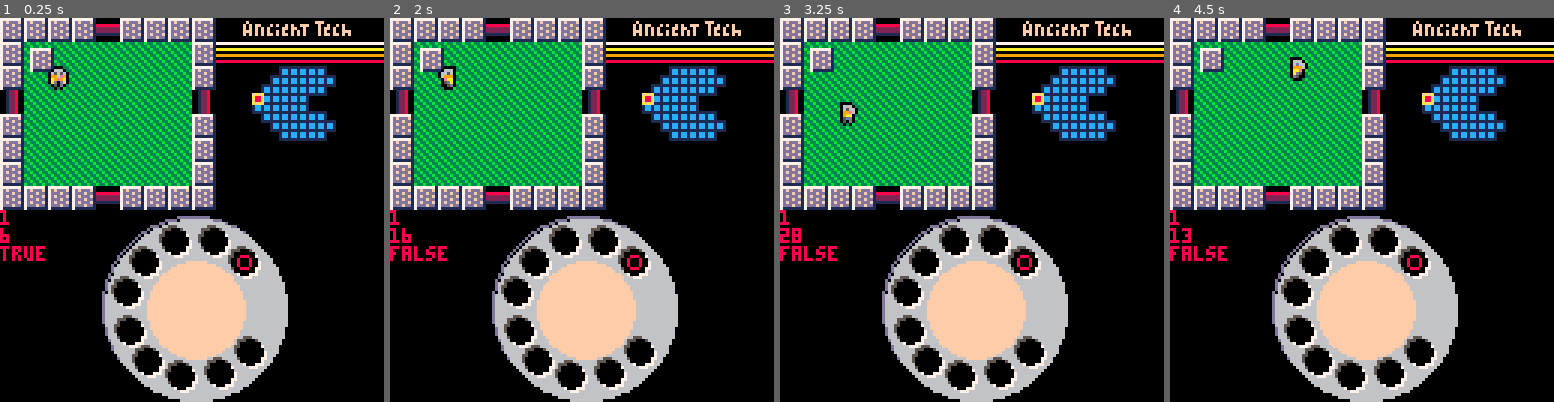
Above: before the commit, frames 1-4 (left to right).
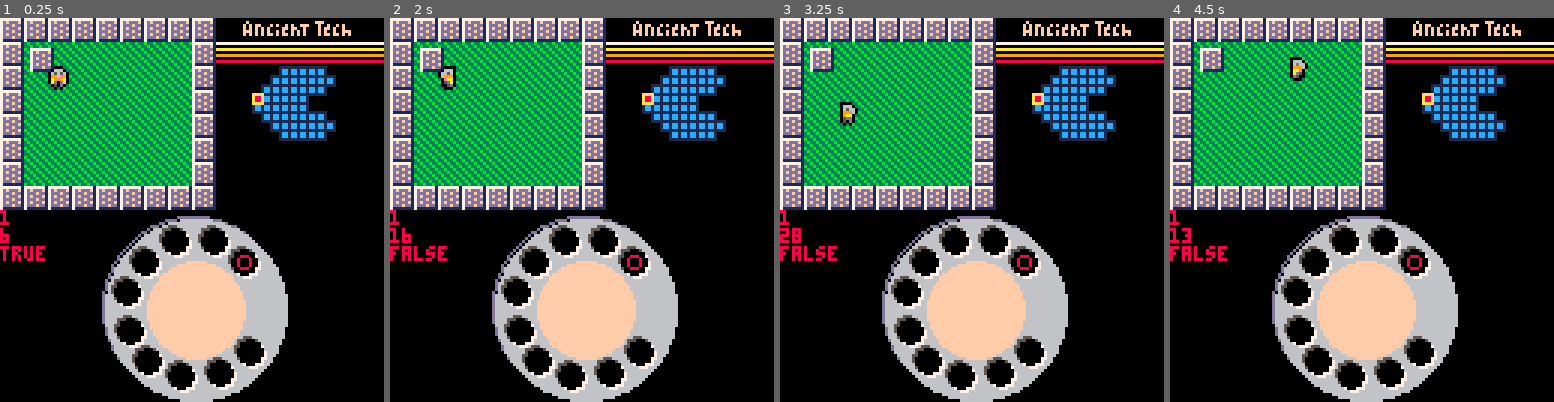
Above: after the commit, the same moments.

Repository: truck/improved-octo-garbanzo
Game: PICO-8 cartridge game.p8
Same seed, same stepped clock (60 frames per second), same inputs: the game is played once before the commit and once after it.
Inputs:
- Up to frame 1 (0.25 s): no input
- Up to frame 2 (2 s): hold Left from 1.97 s (still down)
- Up to frame 3 (3.25 s): release Left at 2.37 s; hold Down 2.42-2.82 s; hold Right from 2.87 s (still down)
- Up to frame 4 (4.5 s): release Right at 3.53 s; hold Up 3.58-4.08 s; hold Right from 4.13 s (still down)

The runs differ from the first frame. In frame 1, 1.5% of the frame differs, in the area x 0-57%, y 0-50%; in frame 2, 1.5%; in frame 3, 1.5%; in frame 4, 1.5%.

Commit message:
Ok now the doors can be covered up. (or opened.)

Diff:
--- a/game.p8
+++ b/game.p8
@@ -224,6 +224,13 @@
 end
 
 function getroom(roomnum)
+ memcpy(8192,9216,1024)
+
+ poke(8196,20)
+ poke(8196+(128*7),20)
+ poke(8192+(128*3),20)
+ poke(8192+(128*3)+8,20)
+
  rx = roomx[roomnum]
  ry = roomy[roomnum]
  theroom = ship[rx][ry]
@@ -400,6 +407,14 @@
 0000000000000000000000000000000000000000010303000000000000000000050000000000000000000000000000000000000000000000000000000000000000000000000000000000000000000000000000000000000000000000000000000000000000000000000000000000000000000000000000000000000000000000
 0000000000000000000000000000000000000000000000000000000000000000000000000000000000000000000000000000000000000000000000000000000000000000000000000000000000000000000000000000000000000000000000000000000000000000000000000000000000000000000000000000000000000000
 __map__
+141414141614141414000b0c0d0e0f0014151617000000000000000000000000000000000000000000000000000000000000000000000000000000000000000000000000000000000000000000000000000000000000000000000000000000000000000000000000000000000000000000000000000000000000000000000000
+1412131112131112140a0a0a0a0a0a0a00000000000000000000000000000000000000000000000000000000000000000000000000000000000000000000000000000000000000000000000000000000000000000000000000000000000000000000000000000000000000000000000000000000000000000000000000000000
+1411121311121311140000000000000000000000000000000000000000000000000000000000000000000000000000000000000000000000000000000000000000000000000000000000000000000000000000000000000000000000000000000000000000000000000000000000000000000000000000000000000000000000
+1513111213111213150000000000000000000000000000000000000000000000000000000000000000000000000000000000000000000000000000000000000000000000000000000000000000000000000000000000000000000000000000000000000000000000000000000000000000000000000000000000000000000000
+1412131112131112140000000000000000000000000000000000000000000000000000000000000000000000000000000000000000000000000000000000000000000000000000000000000000000000000000000000000000000000000000000000000000000000000000000000000000000000000000000000000000000000
+1411121311121311140000000000000000000000000000000000000000000000000000000000000000000000000000000000000000000000000000000000000000000000000000000000000000000000000000000000000000000000000000000000000000000000000000000000000000000000000000000000000000000000
+1413111213111213140000000000000000000000000000000000000000000000000000000000000000000000000000000000000000000000000000000000000000000000000000000000000000000000000000000000000000000000000000000000000000000000000000000000000000000000000000000000000000000000
+1414141416141414140000000000000000000000000000000000000000000000000000000000000000000000000000000000000000000000000000000000000000000000000000000000000000000000000000000000000000000000000000000000000000000000000000000000000000000000000000000000000000000000
 141414141614141414000b0c0d0e0f0000000000000000000000000000000000000000000000000000000000000000000000000000000000000000000000000000000000000000000000000000000000000000000000000000000000000000000000000000000000000000000000000000000000000000000000000000000000
 1412131112131112140a0a0a0a0a0a0a00000000000000000000000000000000000000000000000000000000000000000000000000000000000000000000000000000000000000000000000000000000000000000000000000000000000000000000000000000000000000000000000000000000000000000000000000000000
 1411121311121311140000000000000000000000000000000000000000000000000000000000000000000000000000000000000000000000000000000000000000000000000000000000000000000000000000000000000000000000000000000000000000000000000000000000000000000000000000000000000000000000
@@ -408,157 +423,149 @@
 1411121311121311140000000000000000000000000000000000000000000000000000000000000000000000000000000000000000000000000000000000000000000000000000000000000000000000000000000000000000000000000000000000000000000000000000000000000000000000000000000000000000000000
 1413111213111213140000000000000000000000000000000000000000000000000000000000000000000000000000000000000000000000000000000000000000000000000000000000000000000000000000000000000000000000000000000000000000000000000000000000000000000000000000000000000000000000
 1414141416141414140000000000000000000000000000000000000000000000000000000000000000000000000000000000000000000000000000000000000000000000000000000000000000000000000000000000000000000000000000000000000000000000000000000000000000000000000000000000000000000000
-0000000000000000001010101010100000000000000000000000000000000000000000000000000000000000000000000000000000000000000000000000000000000000000000000000000000000000000000000000000000000000000000000000000000000000000000000000000000000000000000000000000000000000
-0000000000000000000000000000000000000000000000000000000000000000000000000000000000000000000000000000000000000000000000000000000000000000000000000000000000000000000000000000000000000000000000000000000000000000000000000000000000000000000000000000000000000000
-0000000000000000000000000000000000000000000000000000000000000000000000000000000000000000000000000000000000000000000000000000000000000000000000000000000000000000000000000000000000000000000000000000000000000000000000000000000000000000000000000000000000000000
-0000000000000000000000000000000000000000000000000000000000000000000000000000000000000000000000000000000000000000000000000000000000000000000000000000000000000000000000000000000000000000000000000000000000000000000000000000000000000000000000000000000000000000
-0000000000000000000000000000000000000000000000000000000000000000000000000000000000000000000000000000000000000000000000000000000000000000000000000000000000000000000000000000000000000000000000000000000000000000000000000000000000000000000000000000000000000000
-0000000000000000000000000000000000000000000000000000000000000000000000000000000000000000000000000000000000000000000000000000000000000000000000000000000000000000000000000000000000000000000000000000000000000000000000000000000000000000000000000000000000000000
-0000000000000000000000000000000000000000000000000000000000000000000000000000000000000000000000000000000000000000000000000000000000000000000000000000000000000000000000000000000000000000000000000000000000000000000000000000000000000000000000000000000000000000
-0000000000000000000000000000000000000000000000000000000000000000000000000000000000000000000000000000000000000000000000000000000000000000000000000000000000000000000000000000000000000000000000000000000000000000000000000000000000000000000000000000000000000000
-0000000000000000000000000000000000000000000000000000000000000000000000000000000000000000000000000000000000000000000000000000000000000000000000000000000000000000000000000000000000000000000000000000000000000000000000000000000000000000000000000000000000000000
-0000000000000000000000000000000000000000000000000000000000000000000000000000000000000000000000000000000000000000000000000000000000000000000000000000000000000000000000000000000000000000000000000000000000000000000000000000000000000000000000000000000000000000
-0000000000000000000000000000000000000000000000000000000000000000000000000000000000000000000000000000000000000000000000000000000000000000000000000000000000000000000000000000000000000000000000000000000000000000000000000000000000000000000000000000000000000000
-0000000000000000000000000000000000000000000000000000000000000000000000000000000000000000000000000000000000000000000000000000000000000000000000000000000000000000000000000000000000000000000000000000000000000000000000000000000000000000000000000000000000000000
-0000000000000000000000000000000000000000000000000000000000000000000000000000000000000000000000000000000000000000000000000000000000000000000000000000000000000000000000000000000000000000000000000000000000000000000000000000000000000000000000000000000000000000
-0000000000000000000000000000000000000000000000000000000000000000000000000000000000000000000000000000000000000000000000000000000000000000000000000000000000000000000000000000000000000000000000000000000000000000000000000000000000000000000000000000000000000000
-0000000000000000000000000000000000000000000000000000000000000000000000000000000000000000000000000000000000000000000000000000000000000000000000000000000000000000000000000000000000000000000000000000000000000000000000000000000000000000000000000000000000000000
-0000000000000000000000000000000000000000000000000000000000000000000000000000000000000000000000000000000000000000000000000000000000000000000000000000000000000000000000000000000000000000000000000000000000000000000000000000000000000000000000000000000000000000
-0000000000000000000000000000000000000000000000000000000000000000000000000000000000000000000000000000000000000000000000000000000000000000000000000000000000000000000000000000000000000000000000000000000000000000000000000000000000000000000000000000000000000000
-0000000000000000000000000000000000000000000000000000000000000000000000000000000000000000000000000000000000000000000000000000000000000000000000000000000000000000000000000000000000000000000000000000000000000000000000000000000000000000000000000000000000000000
-0000000000000000000000000000000000000000000000000000000000000000000000000000000000000000000000000000000000000000000000000000000000000000000000000000000000000000000000000000000000000000000000000000000000000000000000000000000000000000000000000000000000000000
-0000000000000000000000000000000000000000000000000000000000000000000000000000000000000000000000000000000000000000000000000000000000000000000000000000000000000000000000000000000000000000000000000000000000000000000000000000000000000000000000000000000000000000
-0000000000000000000000000000000000000000000000000000000000000000000000000000000000000000000000000000000000000000000000000000000000000000000000000000000000000000000000000000000000000000000000000000000000000000000000000000000000000000000000000000000000000000
-0000000000000000000000000000000000000000000000000000000000000000000000000000000000000000000000000000000000000000000000000000000000000000000000000000000000000000000000000000000000000000000000000000000000000000000000000000000000000000000000000000000000000000
-0000000000000000000000000000000000000000000000000000000000000000000000000000000000000000000000000000000000000000000000000000000000000000000000000000000000000000000000000000000000000000000000000000000000000000000000000000000000000000000000000000000000000000
-0000000000000000000000000000000000000000000000000000000000000000000000000000000000000000000000000000000000000000000000000000000000000000000000000000000000000000000000000000000000000000000000000000000000000000000000000000000000000000000000000000000000000000
-…(130 lines of a section not shown)…
+0000000000000000000000000000000000000000000000000000000000000000000000000000000000000000000000000000000000000000000000000000000000000000000000000000000000000000000000000000000000000000000000000000000000000000000000000000000000000000000000000000000000000000
+0000000000000000000000000000000000000000000000000000000000000000000000000000000000000000000000000000000000000000000000000000000000000000000000000000000000000000000000000000000000000000000000000000000000000000000000000000000000000000000000000000000000000000
+0000000000000000000000000000000000000000000000000000000000000000000000000000000000000000000000000000000000000000000000000000000000000000000000000000000000000000000000000000000000000000000000000000000000000000000000000000000000000000000000000000000000000000
+0000000000000000000000000000000000000000000000000000000000000000000000000000000000000000000000000000000000000000000000000000000000000000000000000000000000000000000000000000000000000000000000000000000000000000000000000000000000000000000000000000000000000000
+0000000000000000000000000000000000000000000000000000000000000000000000000000000000000000000000000000000000000000000000000000000000000000000000000000000000000000000000000000000000000000000000000000000000000000000000000000000000000000000000000000000000000000
+0000000000000000000000000000000000000000000000000000000000000000000000000000000000000000000000000000000000000000000000000000000000000000000000000000000000000000000000000000000000000000000000000000000000000000000000000000000000000000000000000000000000000000
+0000000000000000000000000000000000000000000000000000000000000000000000000000000000000000000000000000000000000000000000000000000000000000000000000000000000000000000000000000000000000000000000000000000000000000000000000000000000000000000000000000000000000000
+0000000000000000000000000000000000000000000000000000000000000000000000000000000000000000000000000000000000000000000000000000000000000000000000000000000000000000000000000000000000000000000000000000000000000000000000000000000000000000000000000000000000000000
+0000000000000000000000000000000000000000000000000000000000000000000000000000000000000000000000000000000000000000000000000000000000000000000000000000000000000000000000000000000000000000000000000000000000000000000000000000000000000000000000000000000000000000
+0000000000000000000000000000000000000000000000000000000000000000000000000000000000000000000000000000000000000000000000000000000000000000000000000000000000000000000000000000000000000000000000000000000000000000000000000000000000000000000000000000000000000000
+0000000000000000000000000000000000000000000000000000000000000000000000000000000000000000000000000000000000000000000000000000000000000000000000000000000000000000000000000000000000000000000000000000000000000000000000000000000000000000000000000000000000000000
+0000000000000000000000000000000000000000000000000000000000000000000000000000000000000000000000000000000000000000000000000000000000000000000000000000000000000000000000000000000000000000000000000000000000000000000000000000000000000000000000000000000000000000
+0000000000000000000000000000000000000000000000000000000000000000000000000000000000000000000000000000000000000000000000000000000000000000000000000000000000000000000000000000000000000000000000000000000000000000000000000000000000000000000000000000000000000000
+0000000000000000000000000000000000000000000000000000000000000000000000000000000000000000000000000000000000000000000000000000000000000000000000000000000000000000000000000000000000000000000000000000000000000000000000000000000000000000000000000000000000000000
+0000000000000000000000000000000000000000000000000000000000000000000000000000000000000000000000000000000000000000000000000000000000000000000000000000000000000000000000000000000000000000000000000000000000000000000000000000000000000000000000000000000000000000
+0000000000000000000000000000000000000000000000000000000000000000000000000000000000000000000000000000000000000000000000000000000000000000000000000000000000000000000000000000000000000000000000000000000000000000000000000000000000000000000000000000000000000000
+…(130 lines of a section not shown)…
Not shown, changed: roommap.txt
